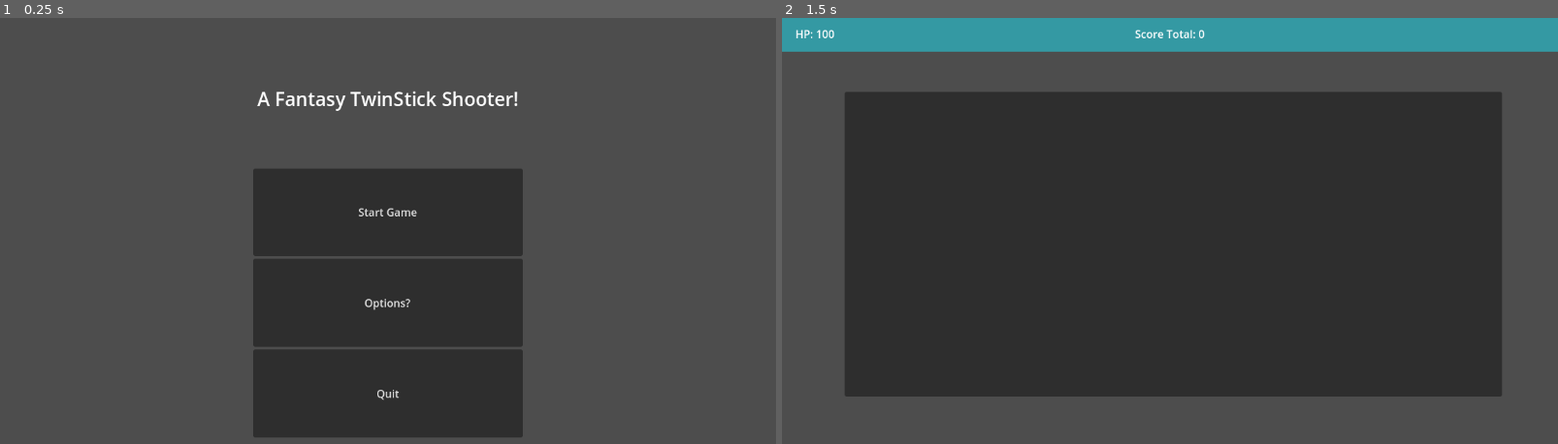
Above: before the commit, frames 1-2 (left to right).
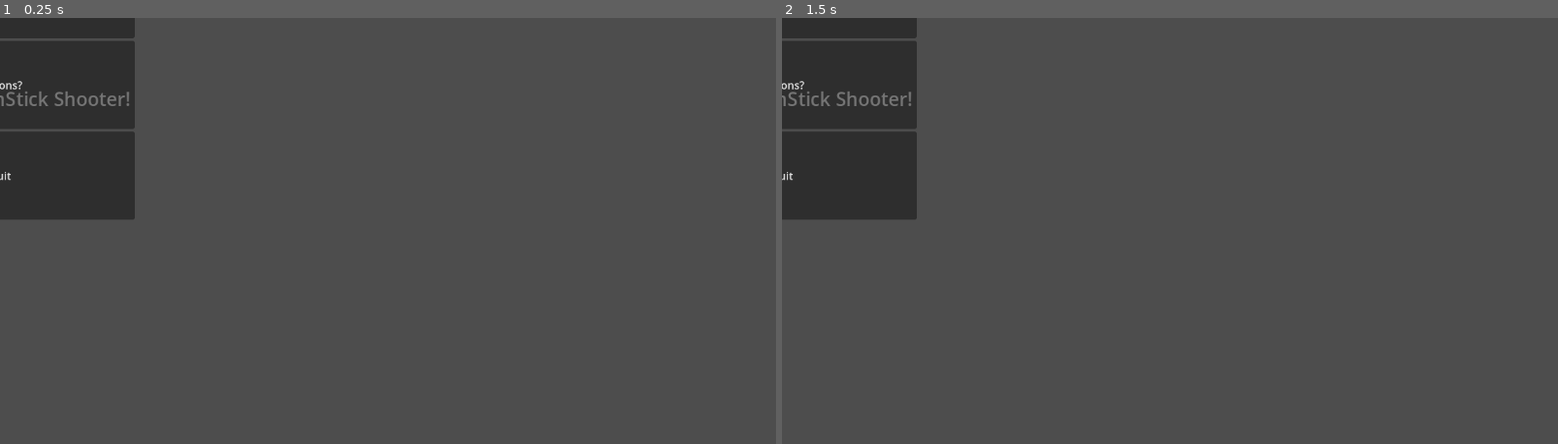
Above: after the commit, the same moments.

Repository: Shadowyish/fantasytss
Game: Godot game, scene res://Assets/Scenes/MainMenu.tscn
Two runs of this game, one before a commit and one after it. Both use one fixed random seed, a clock stepped at 60 frames per second and the inputs below.
Inputs (mouse positions are in pixels of both pictures, inside the frame that each line leads up to):
- Up to frame 1 (0.25 s): no input
- Up to frame 2 (1.5 s): click (1170, 213) at 0.5 s, where only the run before the commit has a clickable "Start Game"; tap Enter at 1.25 s; move the mouse to (1340, 213) at 1.27 s; hold D (right) from 1.28 s (still down); click (1340, 213) at 1.35 s

The runs differ from the first frame. In frame 1, 30% of the frame differs, in the area x 0-68%, y 0-99%; in frame 2, 70%, in the area x 0-100%, y 0-89%.
Error before the commit: Cannot call method 'add_child' on a null value. (res://Assets/Scripts/GameManager.gd:46)

Commit message:
Added Pause Menu

Diff:
--- a/tss_godot/Assets/Prefabs/GameUI.tscn
+++ b/tss_godot/Assets/Prefabs/GameUI.tscn
@@ -49,8 +49,50 @@
 grow_vertical = 2
 text = "Score Total: 0"
 
-[node name="Panel" type="Panel" parent="CanvasLayer"]
-offset_left = 93.0
-offset_top = 110.0
-offset_right = 1069.0
-offset_bottom = 563.0
+[node name="PausePanel" type="Panel" parent="CanvasLayer"]
+anchors_preset = -1
+anchor_left = 0.25
+anchor_top = 0.25
+anchor_right = 0.75
+anchor_bottom = 0.75
+offset_left = -10.0
+offset_right = -10.0
+
+[node name="Label" type="Label" parent="CanvasLayer/PausePanel"]
+layout_mode = 1
+anchors_preset = -1
+anchor_left = 0.5
+anchor_top = 0.15
+anchor_right = 0.5
+anchor_bottom = 0.15
+offset_left = -31.0
+offset_right = 31.0
+offset_bottom = 26.0
+grow_horizontal = 2
+text = "PAUSED"
+
+[node name="VBoxContainer" type="VBoxContainer" parent="CanvasLayer/PausePanel"]
+layout_mode = 1
+anchors_preset = 8
+anchor_left = 0.5
+anchor_top = 0.5
+anchor_right = 0.5
+anchor_bottom = 0.5
+offset_left = -124.5
+offset_top = -46.0
+offset_right = 124.5
+offset_bottom = 46.0
+grow_horizontal = 2
+grow_vertical = 2
+
+[node name="ResumeButton" type="Button" parent="CanvasLayer/PausePanel/VBoxContainer"]
+layout_mode = 2
+text = "Resume"
+
+[node name="HSeparator" type="HSeparator" parent="CanvasLayer/PausePanel/VBoxContainer"]
+layout_mode = 2
+size_flags_vertical = 3
+
+[node name="QuitButton" type="Button" parent="CanvasLayer/PausePanel/VBoxContainer"]
+layout_mode = 2
+text = "Quit to Main Menu"
--- a/tss_godot/Assets/Scripts/GameManager.gd
+++ b/tss_godot/Assets/Scripts/GameManager.gd
@@ -73,8 +73,6 @@
 
 func increase_score(score: int):
 	game_score += score
-	push_warning("Score added: " + str(score))
-	push_warning("Score now totals: " + str(game_score))
 
 func increase_difficulty():
 	enemy_max += 5
--- a/tss_godot/Assets/Scripts/MainMenuController.gd
+++ b/tss_godot/Assets/Scripts/MainMenuController.gd
@@ -1,7 +1,6 @@
 extends Control
 
 func _ready():
-	size = get_viewport_rect().size
 	# Connect button signals
 	$VBoxContainer/StartButton.pressed.connect(_on_start_game_pressed)
 	$VBoxContainer/OptionsButton.pressed.connect(_on_options_pressed)
--- a/tss_godot/Assets/Scripts/UIOverlay.gd
+++ b/tss_godot/Assets/Scripts/UIOverlay.gd
@@ -2,7 +2,10 @@
 
 @onready var hp_label = $CanvasLayer/ColorRect/HP
 @onready var score_label = $CanvasLayer/ColorRect/Score
+@onready var pause_panel = $CanvasLayer/PausePanel
 
-func _process(delta):
+func _process(_delta):
 	hp_label.text =  "HP: " + str(GameManager.player.cur_health) if GameManager.player.cur_health > 0 else "HP: DEAD"
 	score_label.text = "Current Score: " + str(GameManager.game_score)
+	if GameManager.game_mode == GameManager.GameMode.Pause:
+		pause_panel.visible = true
--- a/tss_godot/project.godot
+++ b/tss_godot/project.godot
@@ -82,6 +82,12 @@
 "events": [Object(InputEventJoypadMotion,"resource_local_to_scene":false,"resource_name":"","device":-1,"axis":3,"axis_value":1.0,"script":null)
 ]
 }
+pause={
+"deadzone": 0.5,
+"events": [Object(InputEventKey,"resource_local_to_scene":false,"resource_name":"","device":-1,"window_id":0,"alt_pressed":false,"shift_pressed":false,"ctrl_pressed":false,"meta_pressed":false,"pressed":false,"keycode":0,"physical_keycode":4194305,"key_label":0,"unicode":0,"echo":false,"script":null)
+, Object(InputEventJoypadButton,"resource_local_to_scene":false,"resource_name":"","device":-1,"button_index":6,"pressure":0.0,"pressed":false,"script":null)
+]
+}
 
 [rendering]
 
